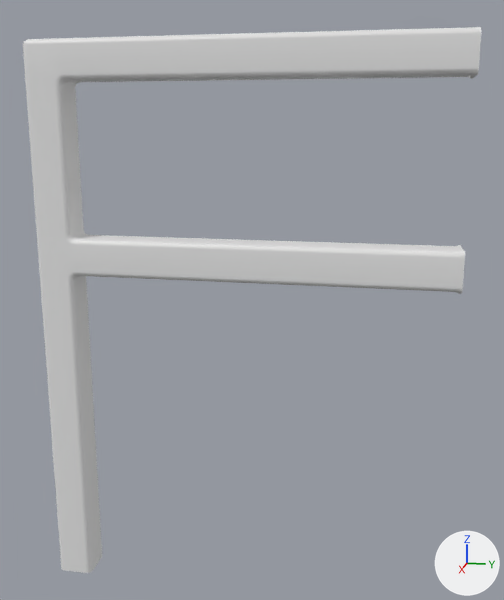
Two versions of the FBX model Assets/ArtAssets/Meshes/Iteration1/SM_CubeRailing_Start.fbx, one commit apart.
Before and after are seen from a 50 mm lens placed at (1.694, 0.927, 1.283), pointed at (-0.077, 0.573, 0.84). The lights are fixed; the arrows at lower right show +X, +Y and +Z. The older version comes first. Materials are left out; every surface is plain grey. Where no turn or scale is listed for an object, it has been applied to the vertices.

Names of what the first picture shows: 'CubeRailing_Start'.
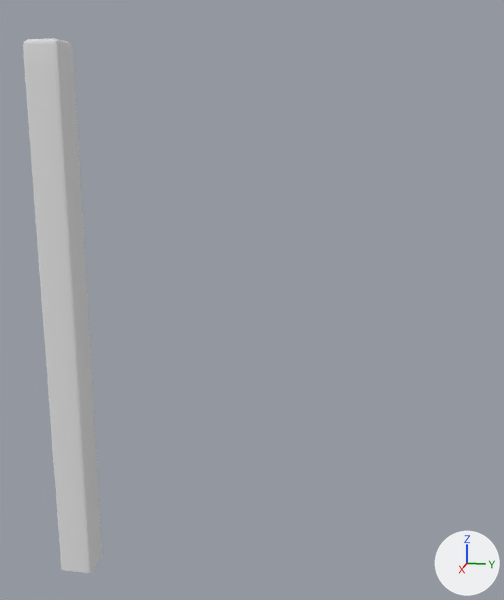
The newer file is also turned or shifted as a whole; pictures and numbers use the older file's frame.

What the commit changed:
me_mesh is used by ob_cuberailing_start; location (0.0, 0.0, 0.0).
me_mesh had 212 vertices, 195 faces and spanned x -0.1..0.0, y 0.0..1.1, z 0.0..1.5.
me_mesh now has 76 vertices, 69 faces and spans x -0.1..0.0, y 0.0..0.1, z 0.0..1.5.
Part 1, on me_mesh:
154 vertices are removed from x -0.1..0.0, y 0.0..1.1, z 0.89..1.5.
172 faces are deleted.
6 vertices are added at (-0.09, 0.1, 1.49), (-0.01, 0.1, 1.49), (-0.09, 0.09, 1.49), (-0.01, 0.09, 1.49), (-0.01, 0.1, 1.41), (-0.09, 0.1, 1.41).
12 new vertices lie (0.0, 0.0, 0.93) away from vertices in x -0.1..0.0, y 0.0..0.1, z 0.0.
46 new faces join them.

Boxes (x1, y1, x2, y2) around the edits, measured in the pictures (504 x 600 px):
'CubeRailing_Start', reshaped (83% narrower)
    before: (23, 27, 481, 573)
    after: (23, 38, 102, 573)
part 1 of me_mesh, cut back
    before: (54, 27, 481, 558)
    after: (52, 39, 90, 558)
